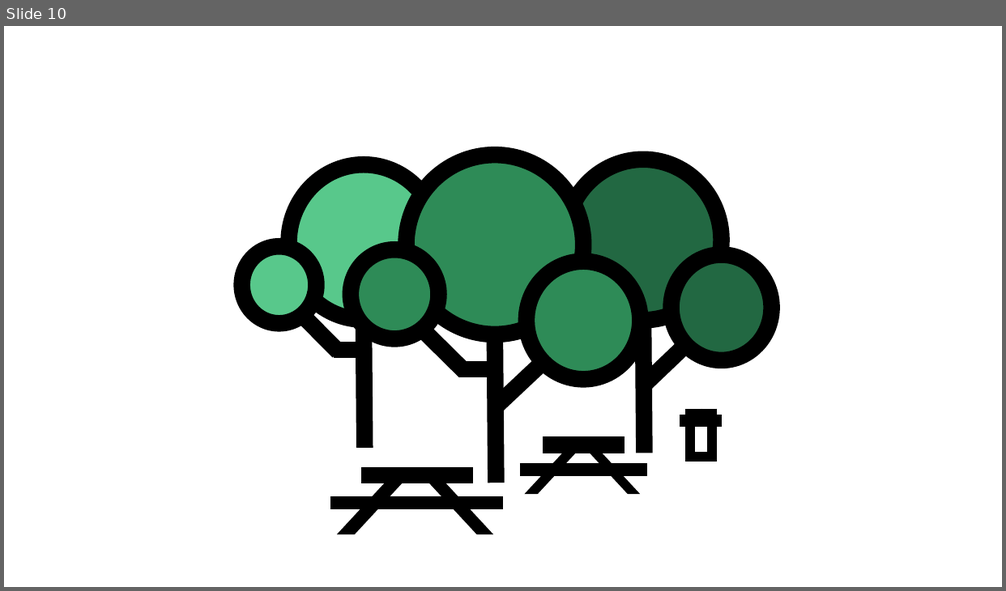
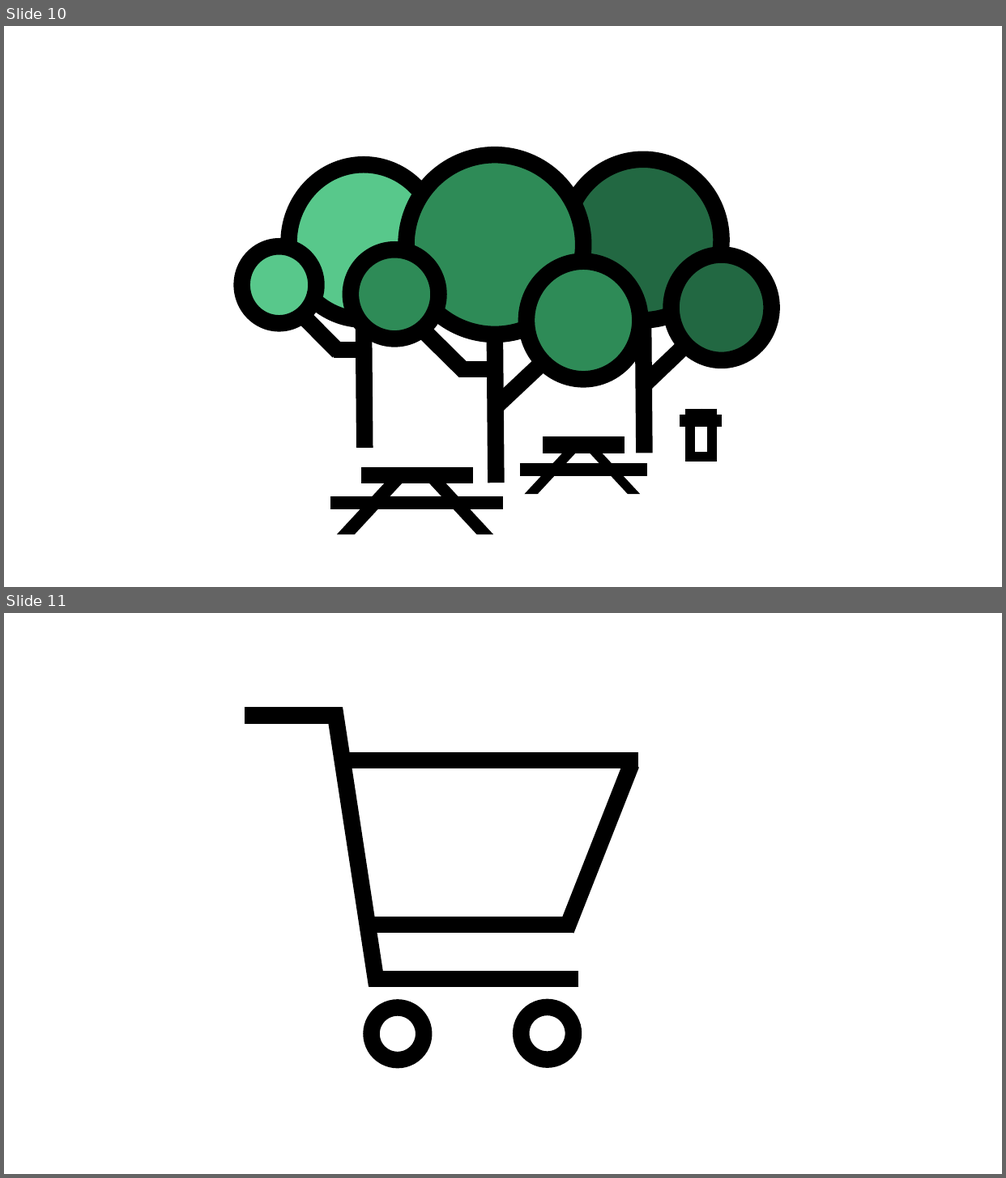
Before and after one commit to haimazu/G9-GoNature, a slide deck: LOGO/esteam_editable.pptx. Shown one above the other, each under a label of ours: slide 10 before the commit, slides 10 and 11 after it. The pictures are 1006x591 and 1006x1178 pixels, drawn with LibreOffice and Linux fonts; fonts in the diff are those of the drawing. Boxes give left, top, right and bottom in pixels: in the first picture for what was removed or moved away, otherwise in the second. Text is boxed around its words. In the diff, an @@ line names an element or a change of style, - is before the commit and + after.

```diff
--- a/LOGO/esteam_editable.pptx
+++ b/LOGO/esteam_editable.pptx
@@ slide 11 added at [4, 613, 1002, 1174], background #FFFFFF @@
@@ line added from (377, 986) to (335, 709), #000000 16 pt @@
@@ line added from (343, 716) to (245, 716), #000000 16 pt @@
@@ line added from (639, 760) to (340, 760), #000000 16 pt @@
@@ line added from (632, 764) to (566, 931), #000000 16 pt @@
@@ line added from (573, 925) to (364, 925), #000000 16 pt @@
@@ line added from (579, 979) to (369, 979), #000000 16 pt @@
@@ ellipse added at [372, 1008, 424, 1061], fill #FFFFFF, outline #000000 16 pt @@
@@ ellipse added at [522, 1007, 573, 1060], fill #FFFFFF, outline #000000 16 pt @@
```
Also in this commit, not shown: 3 other slides added.
